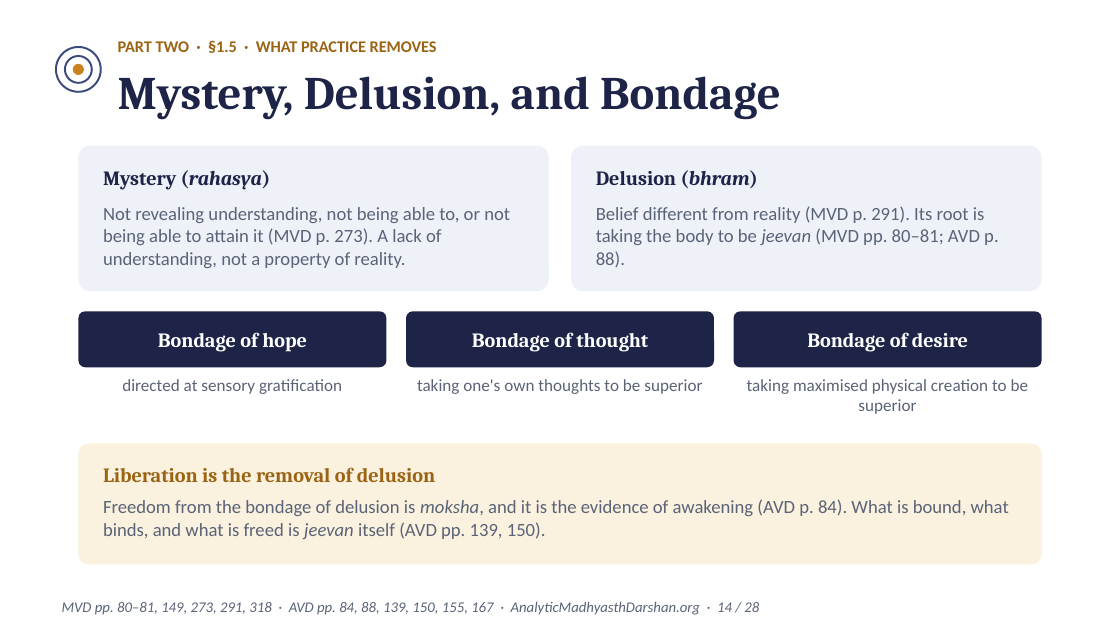
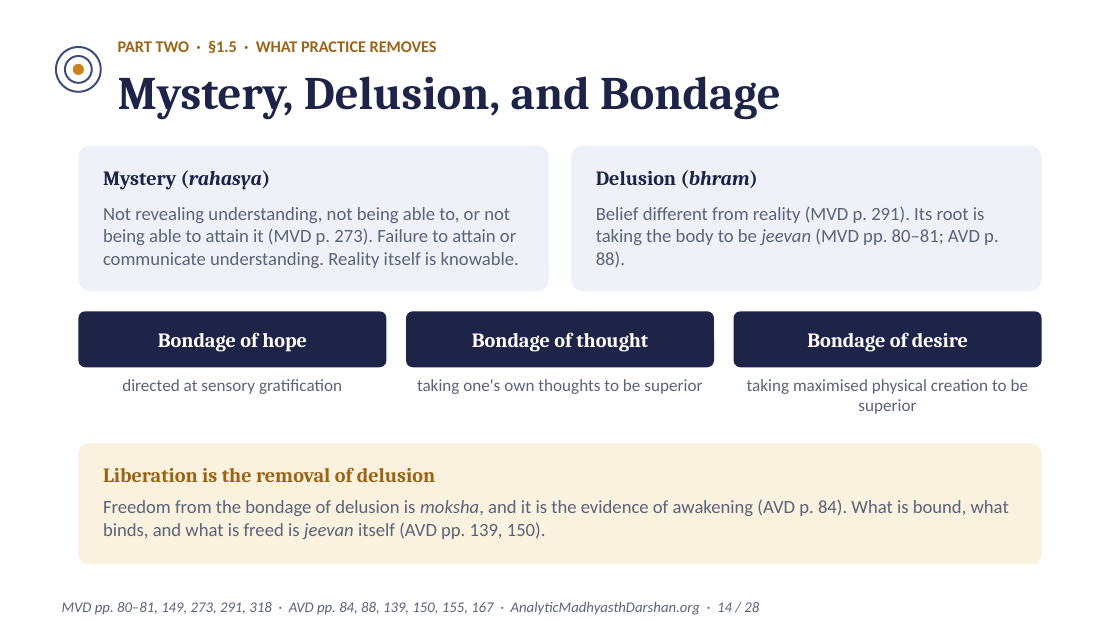
Before and after one commit to raghavamohan/AnalyticMadhyasthDarshan, a slide deck: slide 14 of Studies/Spiritual-Practice-And-Realization/Spiritual-Practice-And-Realization-Madhyasth-Darshan.pptx. Drawn at 1120x630 pixels with LibreOffice and Linux fonts; fonts in the diff are those of the drawing. Boxes give left, top, right and bottom in pixels: in the first picture for what was removed or moved away, otherwise in the second. Text is boxed around its words. In the diff, an @@ line names an element or a change of style, - is before the commit and + after.

```diff
--- a/Studies/Spiritual-Practice-And-Realization/Spiritual-Practice-And-Realization-Madhyasth-Darshan.pptx
+++ b/Studies/Spiritual-Practice-And-Realization/Spiritual-Practice-And-Realization-Madhyasth-Darshan.pptx
@@ text at (103,207,519,268): text changed @@
-Not revealing understanding, not being able to, or not being able to attain it (MVD p. 273). A lack of understanding, not a property of reality.
+Not revealing understanding, not being able to, or not being able to attain it (MVD p. 273). Failure to attain or communicate understanding. Reality itself is knowable.
```
Also in this commit, not shown: 12 other slides changed, 16 other files.
